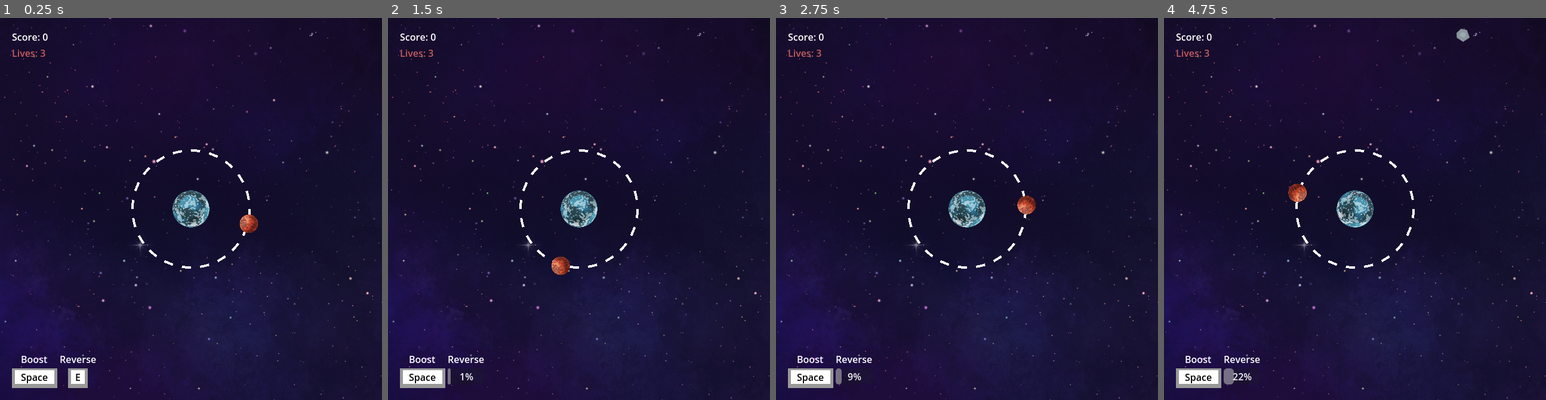
Above: before the commit, frames 1-4 (left to right).
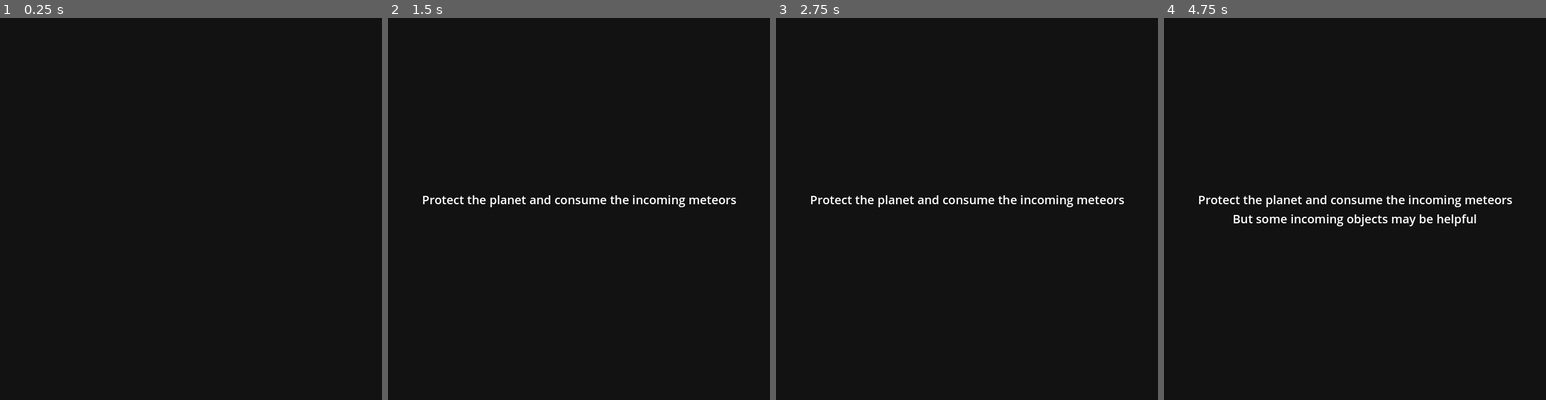
Above: after the commit, the same moments.

Repository: frostblooded/godot_wild_jam_83
Game: Godot game, scene res://scenes/intro.tscn
The game is run twice, just before and just after one commit, with the same random seed, the same clock (stepped at 60 frames per second) and the same inputs. Before the commit the project starts from res://scenes/main.tscn. The engine's default icon, where the game draws it, is replaced by a stand-in: a white triangle on a blue panel in a dark square.
Inputs:
- Up to frame 1 (0.25 s): no input
- Up to frame 2 (1.5 s): hold Space (speed_up_player) 0.53-1.28 s; hold E (reverse_player) from 1.28 s (still down)
- Up to frame 3 (2.75 s): release E (reverse_player) at 2.03 s; hold Space (speed_up_player) from 2.03 s (still down)
- Up to frame 4 (4.75 s): release Space (speed_up_player) at 3.53 s; hold E (reverse_player) from 3.53 s (still down)

The runs differ from the first frame. In frame 1, 90% of the frame differs, in the area x 0-100%, y 0-100%; in frame 2, 91%; in frame 3, 91%; in frame 4, 91%.

Commit message:
Final submit to submit the game

Diff:
--- a/project.godot
+++ b/project.godot
@@ -11,7 +11,7 @@
 [application]
 
 config/name="Godot Wild Jam 83"
-run/main_scene="uid://obc0is5lhhcw"
+run/main_scene="uid://dulxosvsob182"
 config/features=PackedStringArray("4.4", "GL Compatibility")
 config/icon="res://icon.svg"
 
--- /dev/null
+++ b/scenes/intro.tscn
@@ -0,0 +1,127 @@
+[gd_scene load_steps=7 format=3 uid="uid://dulxosvsob182"]
+
+[ext_resource type="Script" uid="uid://c12d3xcfemxrd" path="res://scripts/intro.gd" id="1_ioskq"]
+[ext_resource type="PackedScene" uid="uid://obc0is5lhhcw" path="res://scenes/main.tscn" id="2_yjqpq"]
+
+[sub_resource type="StyleBoxFlat" id="StyleBoxFlat_sjfbp"]
+bg_color = Color(0.0728426, 0.0728426, 0.0728426, 1)
+
+[sub_resource type="Animation" id="Animation_ioskq"]
+resource_name = "intro_animation"
+length = 6.0
+tracks/0/type = "value"
+tracks/0/imported = false
+tracks/0/enabled = true
+tracks/0/path = NodePath("Label:theme_override_colors/font_color")
+tracks/0/interp = 0
+tracks/0/loop_wrap = true
+tracks/0/keys = {
+"times": PackedFloat32Array(0, 1),
+"transitions": PackedFloat32Array(1, 1),
+"update": 0,
+"values": [Color(1, 1, 1, 0), Color(1, 1, 1, 1)]
+}
+tracks/1/type = "method"
+tracks/1/imported = false
+tracks/1/enabled = true
+tracks/1/path = NodePath("../..")
+tracks/1/interp = 1
+tracks/1/loop_wrap = true
+tracks/1/keys = {
+"times": PackedFloat32Array(6),
+"transitions": PackedFloat32Array(1),
+"values": [{
+"args": [],
+"method": &"change_to_next_scene"
+}]
+}
+tracks/2/type = "value"
+tracks/2/imported = false
+tracks/2/enabled = true
+tracks/2/path = NodePath("Label2:theme_override_colors/font_color")
+tracks/2/interp = 0
+tracks/2/loop_wrap = true
+tracks/2/keys = {
+"times": PackedFloat32Array(0, 3),
+"transitions": PackedFloat32Array(1, 1),
+"update": 0,
+"values": [Color(1, 1, 1, 0), Color(1, 1, 1, 1)]
+}
+
+[sub_resource type="Animation" id="Animation_yjqpq"]
+length = 0.001
+tracks/0/type = "value"
+tracks/0/imported = false
+tracks/0/enabled = true
+tracks/0/path = NodePath("Label:theme_override_colors/font_color")
+tracks/0/interp = 1
+tracks/0/loop_wrap = true
+tracks/0/keys = {
+"times": PackedFloat32Array(0),
+"transitions": PackedFloat32Array(1),
+"update": 0,
+"values": [Color(0, 0, 0, 1)]
+}
+tracks/1/type = "value"
+tracks/1/imported = false
+tracks/1/enabled = true
+tracks/1/path = NodePath("Label2:theme_override_colors/font_color")
+tracks/1/interp = 1
+tracks/1/loop_wrap = true
+tracks/1/keys = {
+"times": PackedFloat32Array(0),
+"transitions": PackedFloat32Array(1),
+"update": 0,
+"values": [null]
+}
+
+[sub_resource type="AnimationLibrary" id="AnimationLibrary_4bx60"]
+_data = {
+&"RESET": SubResource("Animation_yjqpq"),
+&"intro_animation": SubResource("Animation_ioskq")
+}
+
+[node name="Intro" type="CanvasLayer" node_paths=PackedStringArray("_animation_player")]
+script = ExtResource("1_ioskq")
+_animation_player = NodePath("Panel/VBoxContainer/AnimationPlayer")
+_next_scene = ExtResource("2_yjqpq")
+
+[node name="Panel" type="Panel" parent="."]
+anchors_preset = 15
+anchor_right = 1.0
+anchor_bottom = 1.0
+grow_horizontal = 2
+grow_vertical = 2
+theme_override_styles/panel = SubResource("StyleBoxFlat_sjfbp")
+
+[node name="VBoxContainer" type="VBoxContainer" parent="Panel"]
+layout_mode = 1
+anchors_preset = 8
+anchor_left = 0.5
+anchor_top = 0.5
+anchor_right = 0.5
+anchor_bottom = 0.5
+offset_left = -20.0
+offset_top = -25.0
+offset_right = 20.0
+offset_bottom = 25.0
+grow_horizontal = 2
+grow_vertical = 2
+
+[node name="Label" type="Label" parent="Panel/VBoxContainer"]
+layout_mode = 2
+theme_override_colors/font_color = Color(0, 0, 0, 1)
+theme_override_font_sizes/font_size = 20
+text = "Protect the planet and consume the incoming meteors"
+horizontal_alignment = 1
+
+[node name="Label2" type="Label" parent="Panel/VBoxContainer"]
+layout_mode = 2
+theme_override_font_sizes/font_size = 20
+text = "But some incoming objects may be helpful"
+horizontal_alignment = 1
+
+[node name="AnimationPlayer" type="AnimationPlayer" parent="Panel/VBoxContainer"]
+libraries = {
+&"": SubResource("AnimationLibrary_4bx60")
+}
--- a/scenes/main.tscn
+++ b/scenes/main.tscn
@@ -6,6 +6,7 @@
 [ext_resource type="Texture2D" uid="uid://dwhn1fpb4lq01" path="res://assets/background.png" id="4_jyhfs"]
 [ext_resource type="PackedScene" uid="uid://bdsio562x2l13" path="res://scenes/ui/key_fake_image.tscn" id="4_tbgi4"]
 [ext_resource type="Script" uid="uid://dyrftpotc7lp3" path="res://scripts/ui.gd" id="4_tefeu"]
+[ext_resource type="PackedScene" uid="uid://cv3yq86dvfx4o" path="res://scenes/outro.tscn" id="7_o6xl0"]
 
 [node name="Main" type="Node2D"]
 script = ExtResource("1_choun")
@@ -98,6 +99,7 @@
 script = ExtResource("3_sugp2")
 _score_label = NodePath("../UI/MarginContainer/StatusUI/ScoreLabel")
 _lives_label = NodePath("../UI/MarginContainer/StatusUI/LivesLabel")
+_outro_scene = ExtResource("7_o6xl0")
 
 [editable path="UI/MarginContainer/ControlsUI/HBoxContainer/BoostSection/KeyFakeImage"]
 [editable path="UI/MarginContainer/ControlsUI/HBoxContainer/ReverseSection/KeyFakeImage"]
--- /dev/null
+++ b/scenes/outro.tscn
@@ -0,0 +1,35 @@
+[gd_scene load_steps=2 format=3 uid="uid://cv3yq86dvfx4o"]
+
+[sub_resource type="StyleBoxFlat" id="StyleBoxFlat_sjfbp"]
+bg_color = Color(0.0728426, 0.0728426, 0.0728426, 1)
+
+[node name="Outro" type="CanvasLayer"]
+
+[node name="Panel" type="Panel" parent="."]
+anchors_preset = 15
+anchor_right = 1.0
+anchor_bottom = 1.0
+grow_horizontal = 2
+grow_vertical = 2
+theme_override_styles/panel = SubResource("StyleBoxFlat_sjfbp")
+
+[node name="VBoxContainer" type="VBoxContainer" parent="Panel"]
+layout_mode = 1
+anchors_preset = 8
+anchor_left = 0.5
+anchor_top = 0.5
+anchor_right = 0.5
+anchor_bottom = 0.5
+offset_left = -20.0
+offset_top = -25.0
+offset_right = 20.0
+offset_bottom = 25.0
+grow_horizontal = 2
+grow_vertical = 2
+
+[node name="Label" type="Label" parent="Panel/VBoxContainer"]
+layout_mode = 2
+theme_override_colors/font_color = Color(1, 1, 1, 1)
+theme_override_font_sizes/font_size = 50
+text = "GAME OVER"
+horizontal_alignment = 1
--- a/scripts/game_manager.gd
+++ b/scripts/game_manager.gd
@@ -6,11 +6,14 @@
 
 @export var _initial_lives: int = 3
 
+@export var _outro_scene: PackedScene
+
 var _current_score: int = 0
 var _current_lives: int = 3
 
 func _ready() -> void:
     _current_lives = _initial_lives
+    _lives_label.text = "Lives: " + str(_current_lives)
 
 func _enter_tree() -> void:
     EventBus.lost_life.connect(_on_lost_life)
@@ -23,7 +26,7 @@
     if _current_lives > 0:
         _lives_label.text = "Lives: " + str(_current_lives)
     else:
-        _lives_label.text = "GAME OVER"
+        call_deferred("_change_to_outro_scene")
 
 func _on_gained_life() -> void:
     _current_lives = min(_current_lives + 1, _initial_lives)
@@ -32,3 +35,6 @@
 func _on_increased_score(amount: int) -> void:
     _current_score += amount
     _score_label.text = "Score: " + str(_current_score)
+
+func _change_to_outro_scene() -> void:
+    get_tree().change_scene_to_packed(_outro_scene)
--- /dev/null
+++ b/scripts/intro.gd
@@ -0,0 +1,12 @@
+class_name Intro
+extends Node
+
+@export var _animation_player: AnimationPlayer
+@export var _next_scene: PackedScene
+
+func _ready() -> void:
+    _animation_player.play("intro_animation")
+
+func change_to_next_scene() -> void:
+    if !_animation_player.is_playing():
+        get_tree().change_scene_to_packed(_next_scene)
--- /dev/null
+++ b/scripts/outro.gd
@@ -0,0 +1,6 @@
+class_name Outro
+extends Node
+
+@export var main_scene: PackedScene
+
+    get_tree().change_scene_to_packed(main_scene)
--- a/scripts/planet.gd
+++ b/scripts/planet.gd
@@ -13,6 +13,9 @@
 func _ready() -> void:
     Globals.planet = self
 
+func _exit_tree() -> void:
+    Globals.planet = null
+
 func _process(delta: float) -> void:
     _sprite.rotate(_sprite_rotation_speed * delta)
 
--- a/scripts/player.gd
+++ b/scripts/player.gd
@@ -37,6 +37,9 @@
     _orbiting_clockwise = _initial_orbiting_clockwise
     _orbiting_radius = _initial_orbiting_radius
     Globals.player = self
+
+func _exit_tree() -> void:
+    Globals.player = null
 
 func _physics_process(delta: float) -> void:
     _angle += _get_gained_angle(delta)
--- a/scripts/projectile.gd
+++ b/scripts/projectile.gd
@@ -4,5 +4,8 @@
 @export var _speed: float = 50.0
 
 func _physics_process(delta: float) -> void:
+    if !Globals.planet:
+        return
+
     var direction: Vector2 = Globals.planet.global_position - global_position
     global_position += direction.normalized() * _speed * delta
Not shown, added: export/index.apple-touch-icon.png.import
Not shown, added: export/index.icon.png.import
Not shown, added: export/index.png.import
Not shown, added: export_presets.cfg
Not shown: 1 places in scenes/main.tscn that only renumber resources
Not shown, added: scripts/intro.gd.uid
Not shown, added: scripts/outro.gd.uid
Not shown, added: export/export.zip
Not shown, added: export/index.apple-touch-icon.png
Not shown, added: export/index.audio.position.worklet.js
Not shown, added: export/index.audio.worklet.js
Not shown, added: export/index.html
(and 5 more such lines)
